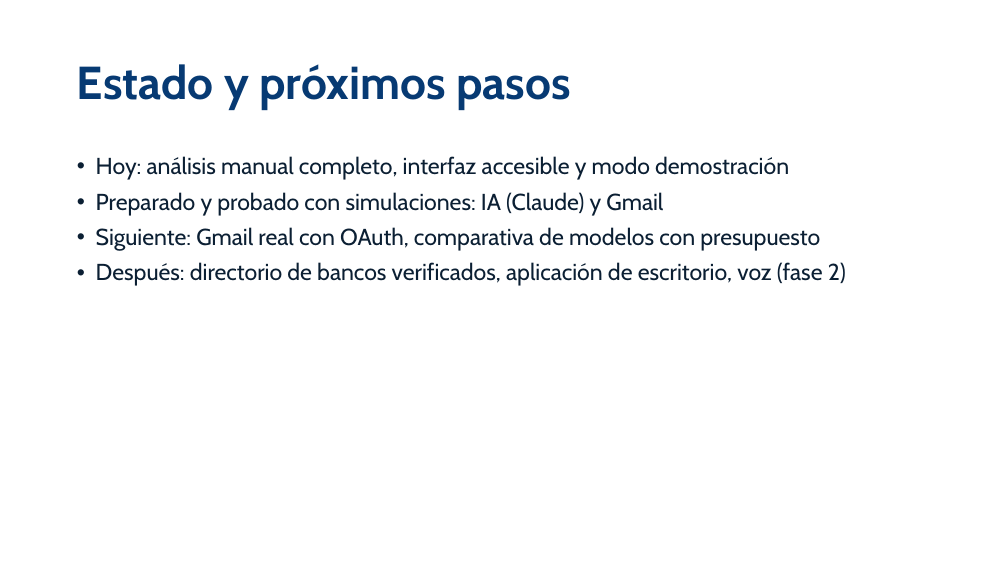
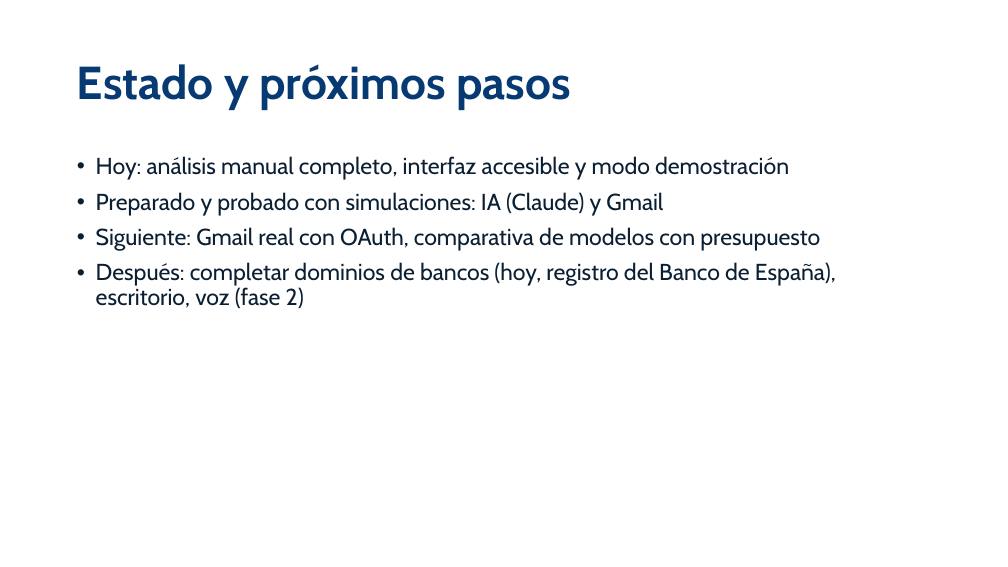
Before and after one commit to diegoalmajano/hackaton-finance-antifraude, a slide deck: slide 11 of docs/entrega/Presentacion_Asistente_Antifraude.pptx. Drawn at 1008x567 pixels with LibreOffice and Linux fonts; fonts in the diff are those of the drawing. Boxes give left, top, right and bottom in pixels: in the first picture for what was removed or moved away, otherwise in the second. Text is boxed around its words. In the diff, an @@ line names an element or a change of style, - is before the commit and + after.

```diff
--- a/docs/entrega/Presentacion_Asistente_Antifraude.pptx
+++ b/docs/entrega/Presentacion_Asistente_Antifraude.pptx
@@ text at (96,262,836,308): text changed @@
-• Después: directorio de bancos verificados, aplicación de escritorio, voz (fase 2)
+• Después: completar dominios de bancos (hoy, registro del Banco de España), escritorio, voz (fase 2)
```
Also in this commit, not shown: 2 other slides changed, 15 other files.
